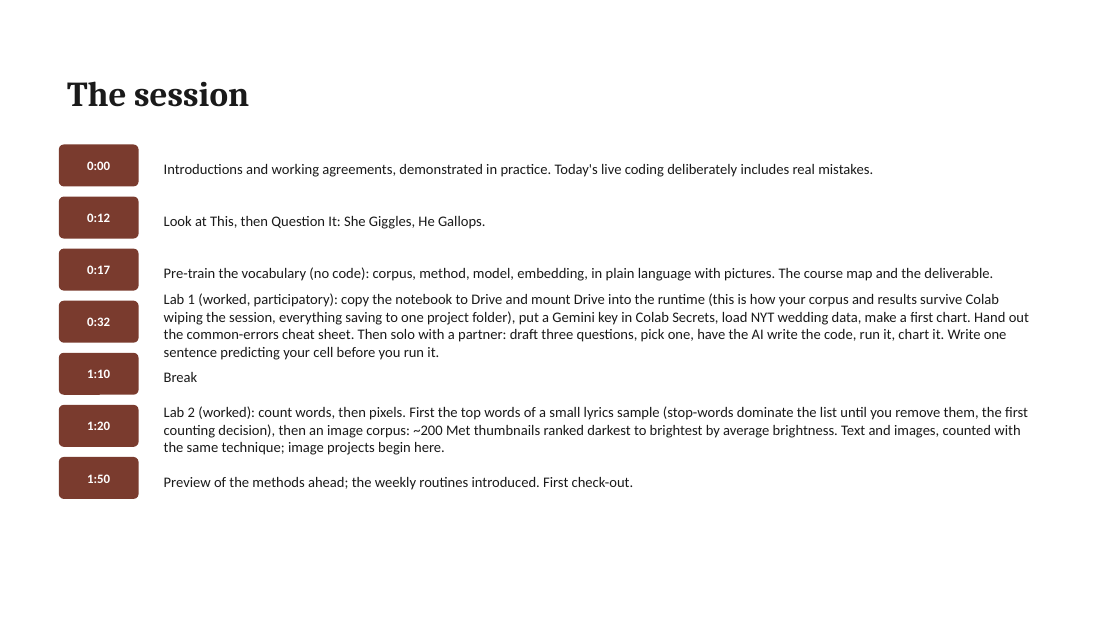
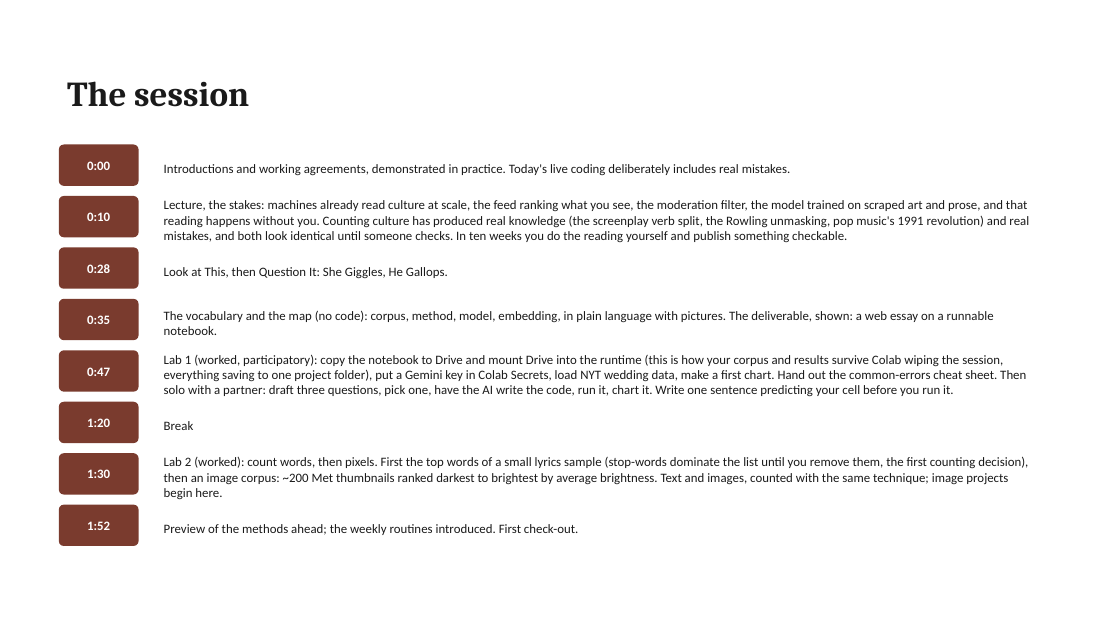
Before and after one commit to lucianli123/culture-as-data-2026, a slide deck: slide 11 of slides/pptx/week-01.pptx (slide 10 before the commit). Drawn at 1120x630 pixels with LibreOffice and Linux fonts; fonts in the diff are those of the drawing. Boxes give left, top, right and bottom in pixels: in the first picture for what was removed or moved away, otherwise in the second. Text is boxed around its words. In the diff, an @@ line names an element or a change of style, - is before the commit and + after.

```diff
--- a/slides/pptx/week-01.pptx
+++ b/slides/pptx/week-01.pptx
@@ text added at bbox=[164, 200, 1029, 242], 11 pt, text #1A1A1A @@
+Lecture, the stakes: machines already read culture at scale, the feed ranking what you see, the moderation filter, the model trained on scraped art and prose, and that reading happens without you. Counting culture has produced real knowledge (the screenplay verb split, the Rowling unmasking, pop music's 1991 revolution) and real mistakes, and both look identical until someone checks. In ten weeks you do the reading yourself and publish something checkable.
@@ text at bbox=[87, 212, 110, 221]: text changed @@
-0:12
+0:10
@@ text at bbox=[87, 264, 110, 273]: text changed @@
-0:17
+0:28
@@ size 12.5 to 11 pt in 6 elements at bbox=[164, 164, 791, 175], bbox=[164, 524, 578, 535], bbox=[164, 421, 194, 430], bbox=[164, 457, 1028, 499], bbox=[164, 355, 1026, 396], bbox=[164, 267, 448, 278] @@
@@ 5 texts: place and size @@
-5 texts at bbox=[164, 216, 1029, 490]
+5 texts at bbox=[164, 267, 1028, 535]
@@ text at bbox=[87, 315, 110, 324]: text changed @@
-0:32
+0:35
@@ text at bbox=[164, 311, 994, 335]: text changed; size 12.5 to 11 pt @@
-Pre-train the vocabulary (no code): corpus, method, model, embedding, in plain language with pictures. The course map and the deliverable.
+The vocabulary and the map (no code): corpus, method, model, embedding, in plain language with pictures. The deliverable, shown: a web essay on a runnable notebook.
@@ text at bbox=[87, 367, 110, 376]: text changed @@
-1:10
+0:47
@@ rounded rectangle: place and size @@
-rounded rectangle at bbox=[59, 405, 139, 447]
+rounded rectangle at bbox=[59, 402, 139, 443]
@@ proportions changed in 6 elements at bbox=[59, 196, 139, 237], bbox=[59, 247, 139, 288], bbox=[59, 299, 139, 340], bbox=[59, 350, 139, 392], bbox=[59, 402, 139, 443], bbox=[59, 453, 139, 494] @@
@@ rounded rectangle: place and size @@
-rounded rectangle at bbox=[59, 457, 139, 499]
+rounded rectangle at bbox=[59, 453, 139, 494]
@@ text at bbox=[87, 469, 110, 478]: text changed @@
-1:50
+1:30
@@ rounded rectangle added at bbox=[59, 505, 139, 546], fill #7A3B2E @@
@@ text added at bbox=[87, 521, 110, 530], 11 pt, text #FFFFFF, bold @@
+1:52
```
Also in this commit, not shown: 5 other slides changed, 1 slide added, 16 other files.
